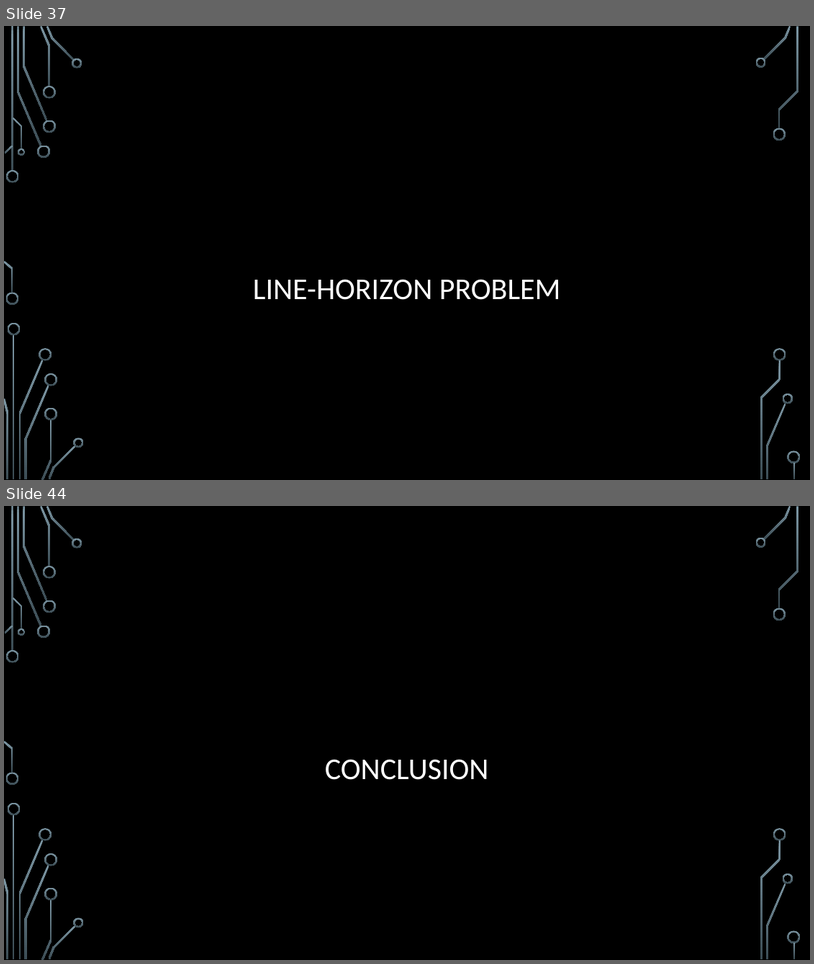
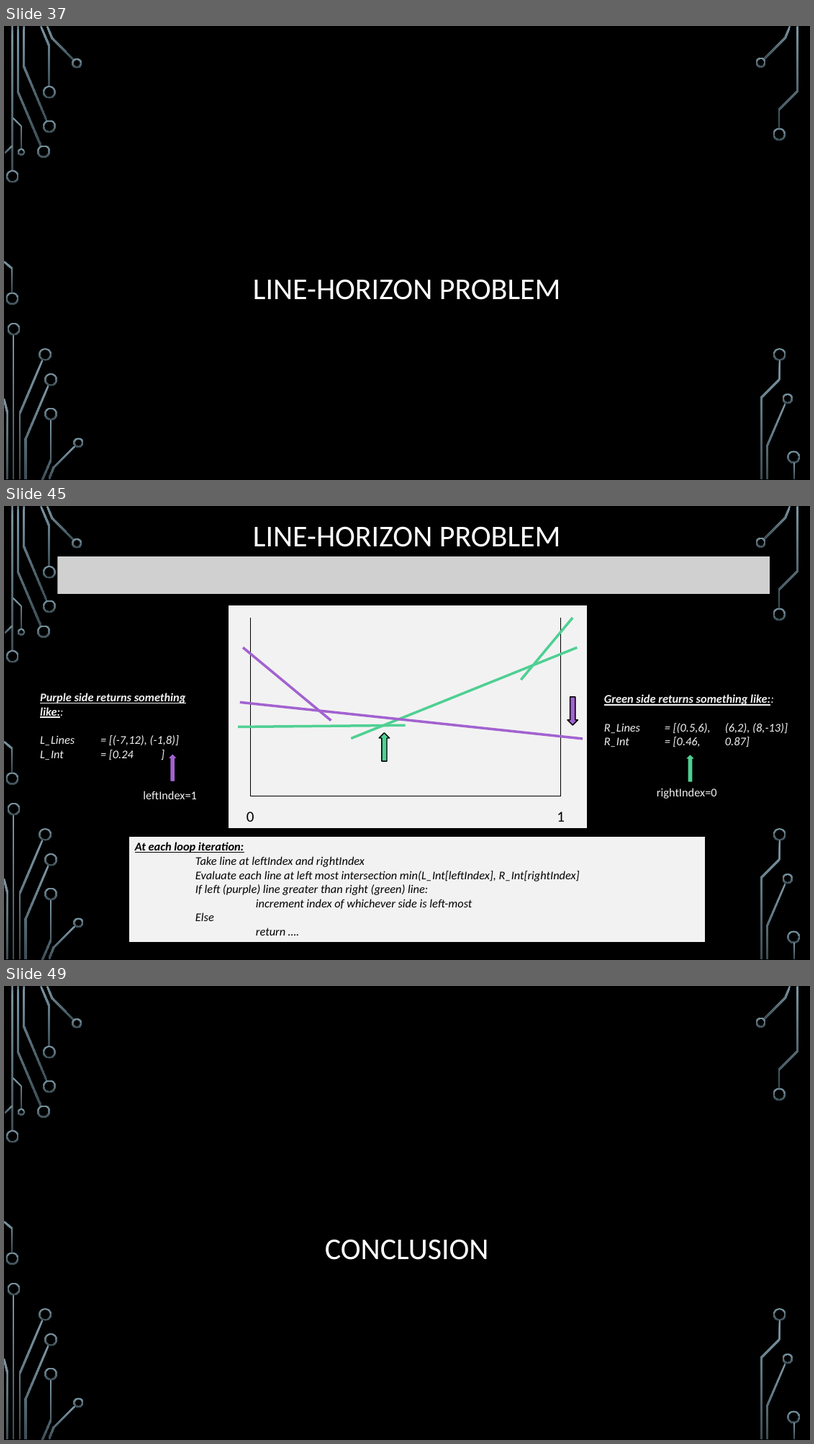
Before and after one commit to janiceeguo/advAlgo, a slide deck: slides/ComputationalGeom-part1-Intersections.pptx. Shown one above the other, each under a label of ours: slides 37 and 44 before the commit, slides 37, 45 and 49 after it; the slides between them are not shown. The pictures are 814x964 and 814x1444 pixels, drawn with LibreOffice and Linux fonts; fonts in the diff are those of the drawing; grey boxes stand for pictures; background and template pictures are left out. Boxes give left, top, right and bottom in pixels: in the first picture for what was removed or moved away, otherwise in the second. Text is boxed around its words. In the diff, an @@ line names an element or a change of style, - is before the commit and + after.

```diff
--- a/slides/ComputationalGeom-part1-Intersections.pptx
+++ b/slides/ComputationalGeom-part1-Intersections.pptx
@@ slide 45 added at bbox=[4, 506, 810, 960], background picture (left out); not listed: 36 template elements that a slide beside it also shows @@
@@ title added at bbox=[253, 526, 561, 547], 36 pt, text #FFFFFF @@
+LINE-HORIZON PROBLEM
@@ picture added at bbox=[58, 557, 771, 595] @@
@@ text added at bbox=[40, 692, 186, 760], 14 pt, text #F2F2F2, italic @@
+Purple side returns something like::
+L_Lines = [(-7,12), (-1,8)]
+L_Int = [0.24 ]
@@ right arrow added at bbox=[568, 697, 578, 725], fill #A262D0, outline #000000 1.25 pt @@
@@ text added at bbox=[604, 694, 788, 747], 14 pt, text #F2F2F2, italic @@
+Green side returns something like::
+R_Lines = [(0.5,6), (6,2), (8,-13)]
+R_Int = [0.46, 0.87]
@@ right arrow added at bbox=[380, 732, 390, 761], fill #4FD093, outline #000000 1.25 pt @@
@@ right arrow added at bbox=[167, 754, 178, 782], fill #A262D0, outline #000000 1.25 pt @@
@@ right arrow added at bbox=[686, 754, 696, 782], fill #4FD093, outline #000000 1.25 pt @@
@@ text added at bbox=[143, 790, 197, 799], 14 pt, text #F2F2F2 @@
+leftIndex=1
@@ group added at bbox=[228, 605, 588, 829]: 9 lines, 2 texts, 1 rectangle @@
+0
+1
@@ text added at bbox=[657, 788, 718, 798], 14 pt, text #F2F2F2 @@
+rightIndex=0
@@ rectangle added at bbox=[129, 836, 706, 942], fill #F2F2F2, outline #000000 0.75 pt, 14 pt, text #000000, italic @@
+At each loop iteration:
+Take line at leftIndex and rightIndex
+Evaluate each line at left most intersection min(L_Int[leftIndex], R_Int[rightIndex]
+If left (purple) line greater than right (green) line:
+increment index of whichever side is left-most
+Else
+return ….
@@ what was slide 44 is now slide 49 @@
```
Also in this commit, not shown: 10 other slides added, 6 slides removed, 4 other files.
